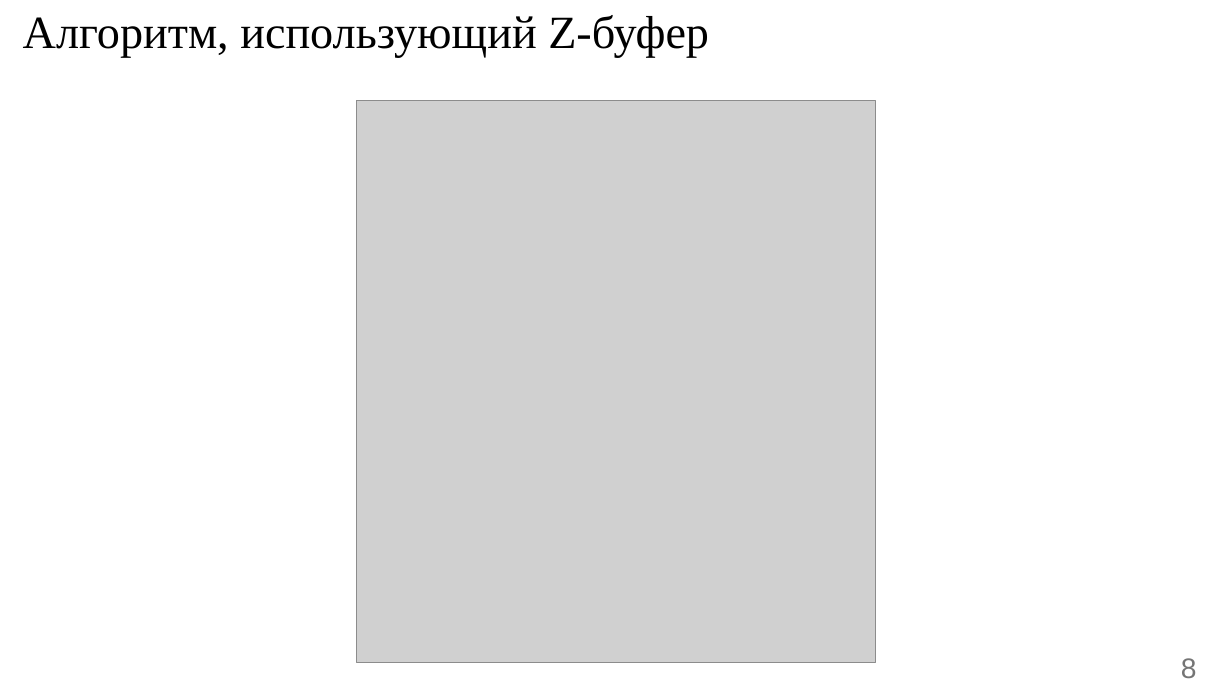
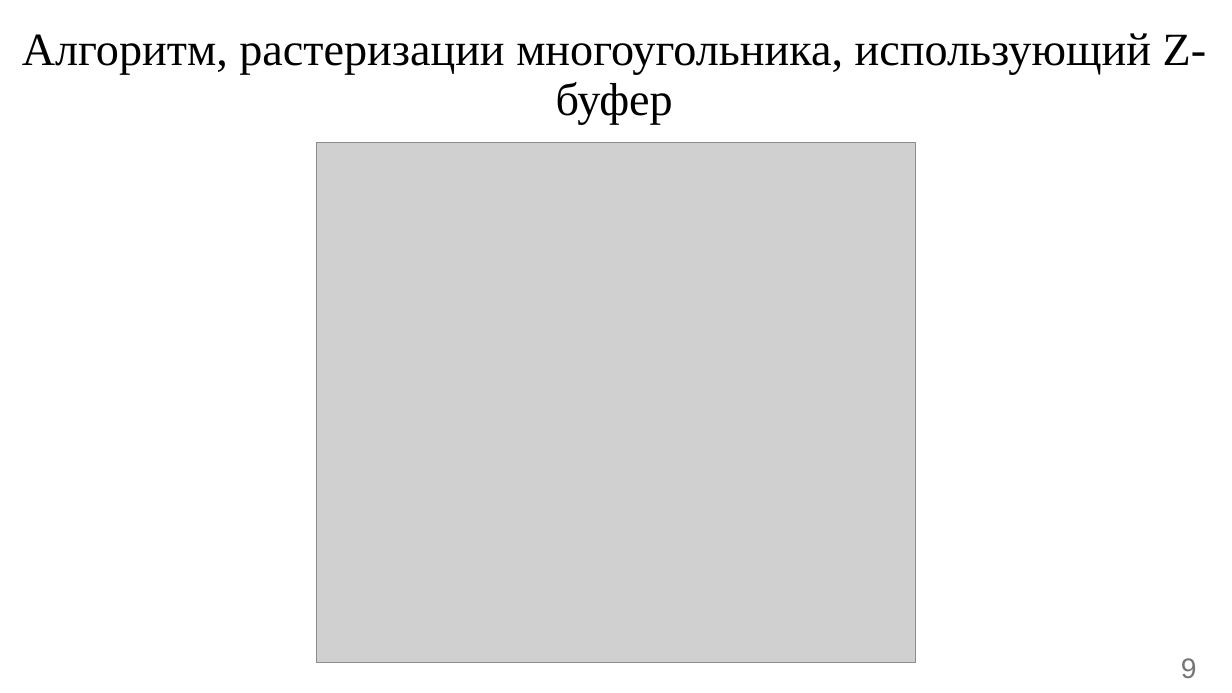
Before and after one commit to Danilado/IU7-CG-CW, a slide deck: slide 9 of docs/Presentation.pptx (slide 8 before the commit). Drawn at 1232x693 pixels with LibreOffice and Linux fonts; fonts in the diff are those of the drawing; grey boxes stand for pictures. Boxes give left, top, right and bottom in pixels: in the first picture for what was removed or moved away, otherwise in the second. Text is boxed around its words. In the diff, an @@ line names an element or a change of style, - is before the commit and + after.

```diff
--- a/docs/Presentation.pptx
+++ b/docs/Presentation.pptx
@@ title at [22, 33, 1207, 124]: text changed @@
-Алгоритм, использующий Z-буфер
+Алгоритм, растеризации многоугольника, использующий Z-буфер
@@ picture: place and size @@
-picture at [357, 101, 876, 663]
+picture at [316, 142, 916, 662]
@@ page number at [1181, 658, 1197, 678]: text changed @@
-8
+9
```
Also in this commit, not shown: 8 other slides changed, 4 slides added, 2 slides removed, 24 other files.
